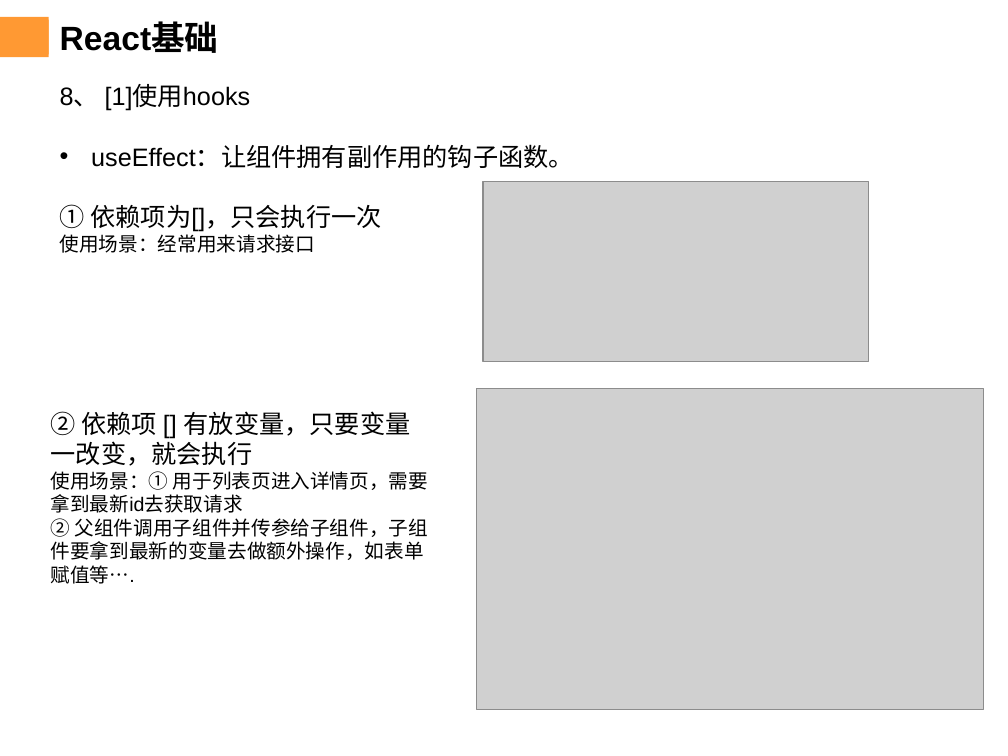
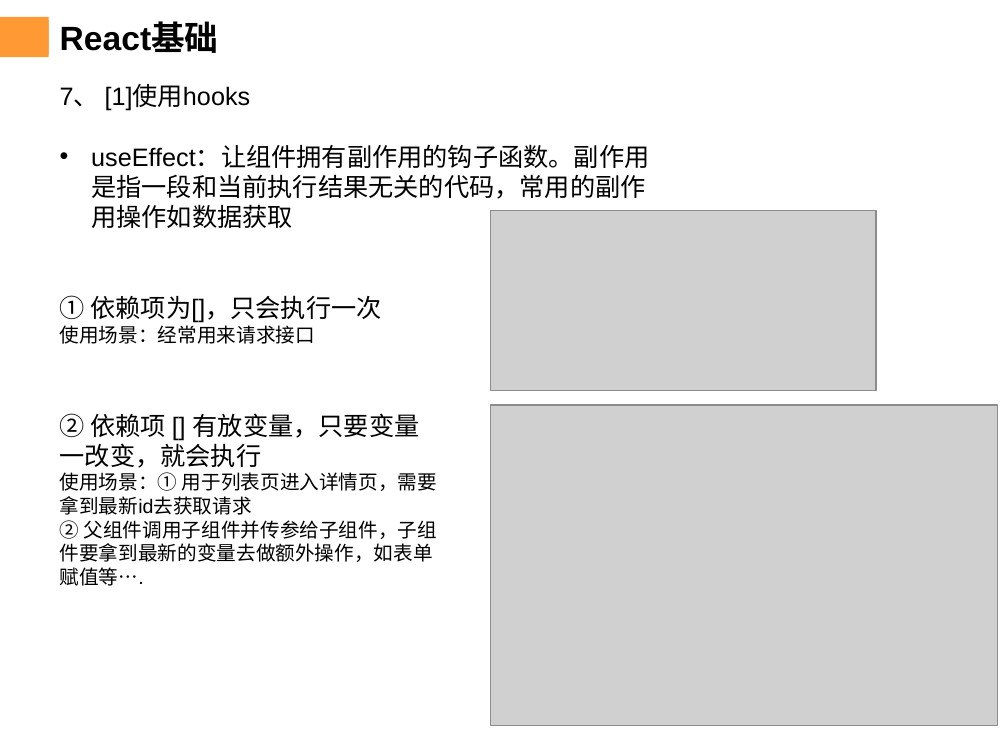
Before and after one commit to chenqiuli/JY_Peixun_1, a slide deck: slide 15 of PPT内容.pptx (slide 16 before the commit). Drawn at 1008x756 pixels with LibreOffice and Linux fonts; fonts in the diff are those of the drawing; grey boxes stand for pictures; background and template pictures are left out. Boxes give left, top, right and bottom in pixels: in the first picture for what was removed or moved away, otherwise in the second. Text is boxed around its words. In the diff, an @@ line names an element or a change of style, - is before the commit and + after.

```diff
--- a/PPT内容.pptx
+++ b/PPT内容.pptx
@@ text at (60,85,649,228): text changed @@
-8、 [1]使用hooks
-• useEffect：让组件拥有副作用的钩子函数。
+7、 [1]使用hooks
+• useEffect：让组件拥有副作用的钩子函数。副作用是指一段和当前执行结果无关的代码，常用的副作用操作如数据获取
@@ picture: place and size @@
-picture at (483,181,869,361)
+picture at (490,210,876,389)
@@ text "② 依赖项 [] 有放变量，只要变量一改变，就会执行": place and size @@
-text "② 依赖项 [] 有放变量，只要变量一改变，就会执行" at (51,411,428,584)
+text "② 依赖项 [] 有放变量，只要变量一改变，就会执行" at (60,413,437,586)
@@ picture: place and size @@
-picture at (476,389,983,710)
+picture at (490,405,997,726)
```
Also in this commit, not shown: 17 other slides changed, 1 slide added, 8 slides removed, 12 other files.
